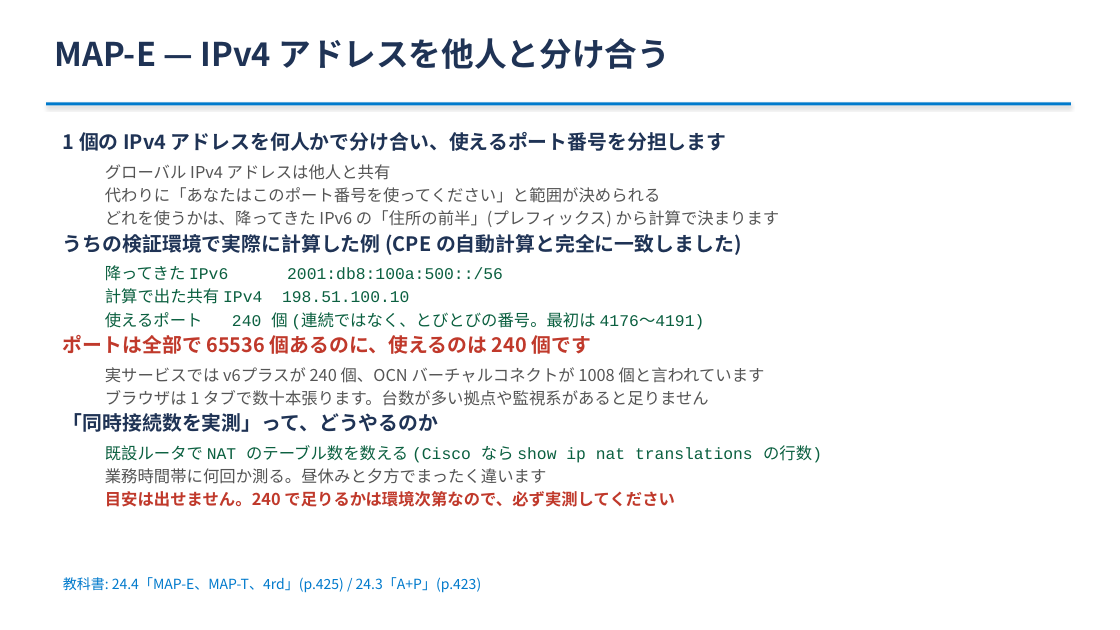
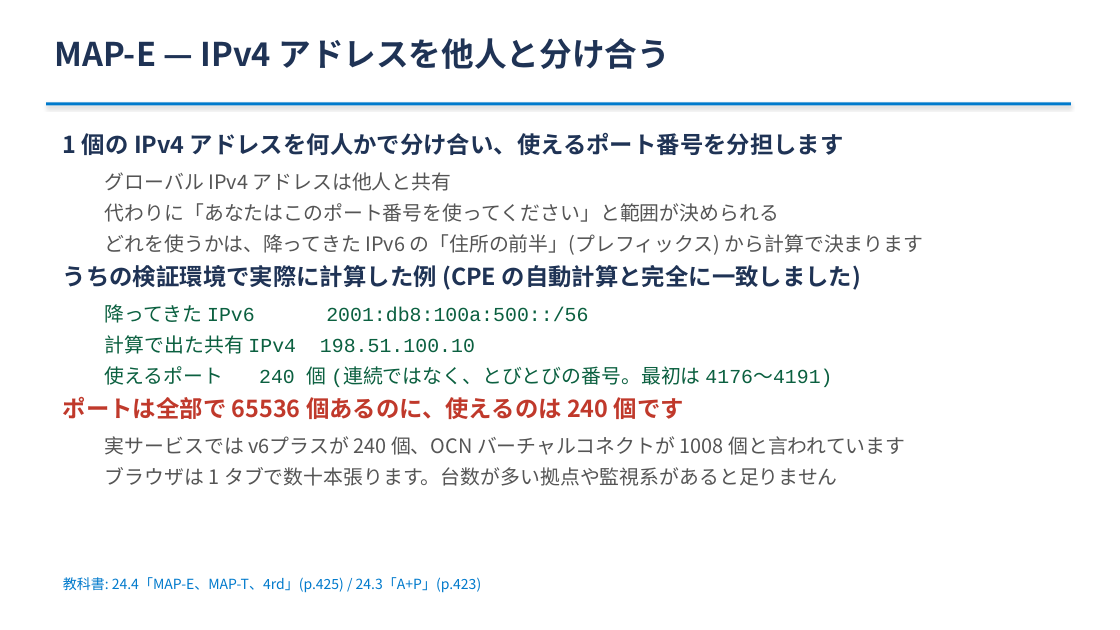
Before and after one commit to ginchankawaii/claude-code-book-template, a slide deck: slide 25 of docs/ipoe-lab/slides/setsumeikai.pptx. Drawn at 1120x630 pixels with LibreOffice and Linux fonts; fonts in the diff are those of the drawing. Boxes give left, top, right and bottom in pixels: in the first picture for what was removed or moved away, otherwise in the second. Text is boxed around its words. In the diff, an @@ line names an element or a change of style, - is before the commit and + after.

```diff
--- a/docs/ipoe-lab/slides/setsumeikai.pptx
+++ b/docs/ipoe-lab/slides/setsumeikai.pptx
@@ text "1 個の IPv4 アドレスを何人かで分け合い、使えるポート番号を分担します" at (x1=63, y1=133, x2=924, y2=486): size 17 to 20 pt in "1 個の IPv4 アドレスを何人かで分け合い、使えるポート番号を分担します", "うちの検証環境で実際に計算した例 (CPE の自動計算と完全に一致しました)", "ポートは全部で 65536 個あるのに、使えるのは 240 個です"; size 14 to 17 pt in "グローバル IPv4 アドレスは他人と共有", "代わりに「あなたはこのポート番号を使ってください」と範囲が決められる", "どれを使うかは、降ってきた IPv6 の「住所の前半」(プレフィックス) から計算で決まります", "降ってきた IPv6 2001:db8:100a:500::/56" and 4 more places; more space between paragraphs @@
@@ text at (x1=63, y1=413, x2=822, y2=507): paragraphs removed @@
-「同時接続数を実測」って、どうやるのか
-  既設ルータで NAT のテーブル数を数える (Cisco なら show ip nat translations の行数)
-  業務時間帯に何回か測る。昼休みと夕方でまったく違います
-  目安は出せません。240 で足りるかは環境次第なので、必ず実測してください
```
Also in this commit, not shown: 6 other slides changed, 1 slide added, 3 other files.
